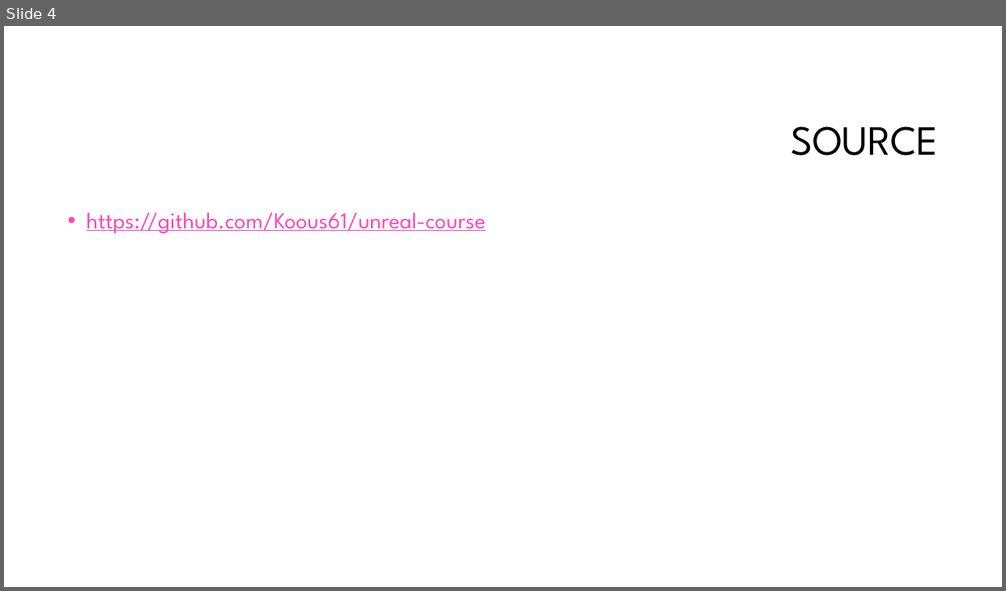
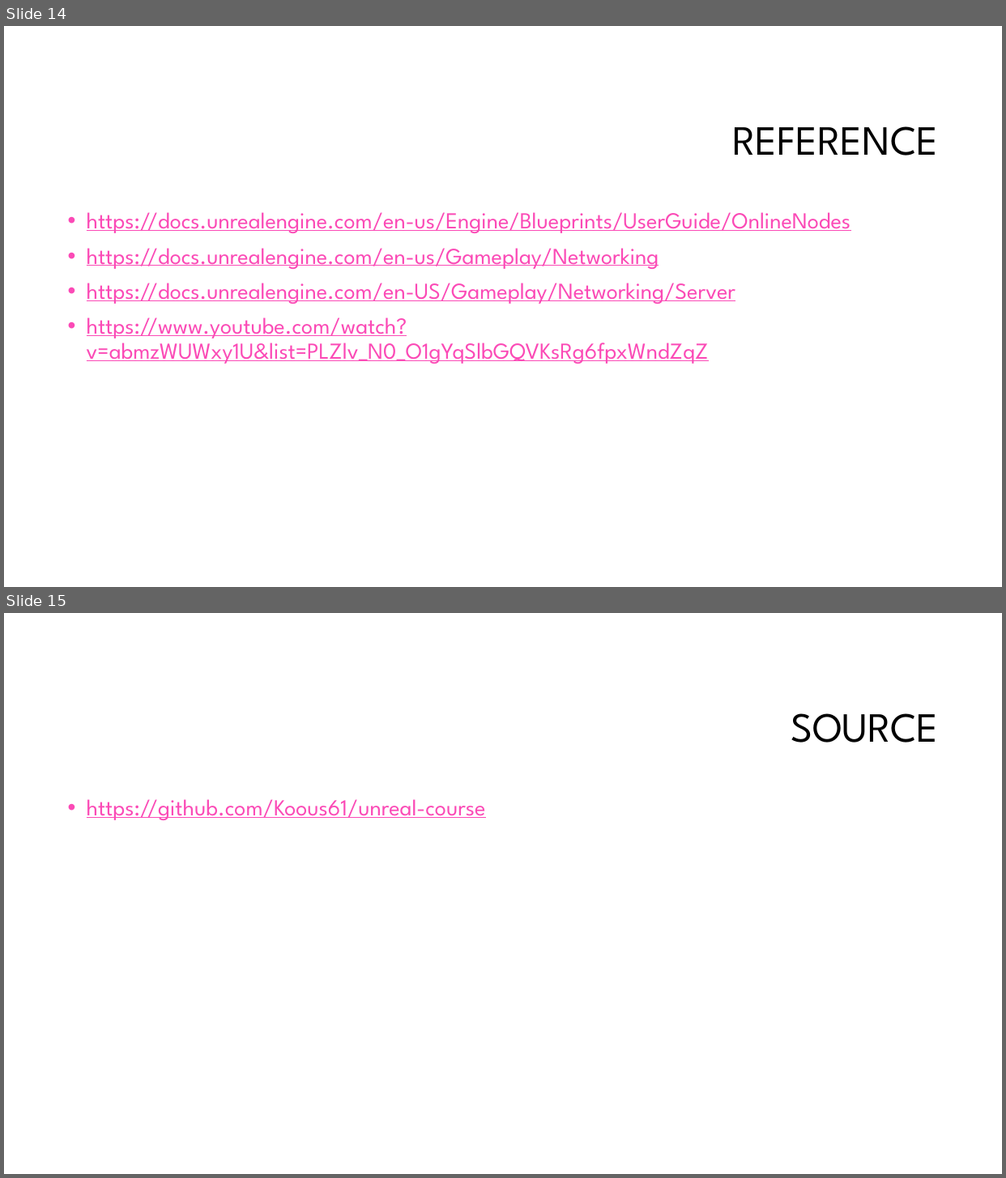
Before and after one commit to Koous61/unreal-course, a slide deck: Multiplayer[2].pptm. Shown one above the other, each under a label of ours: slide 4 before the commit, slides 14 and 15 after it. The pictures are 1006x591 and 1006x1178 pixels, drawn with LibreOffice and Linux fonts; fonts in the diff are those of the drawing; background and template pictures are left out. Boxes give left, top, right and bottom in pixels: in the first picture for what was removed or moved away, otherwise in the second. Text is boxed around its words. In the diff, an @@ line names an element or a change of style, - is before the commit and + after.

```diff
--- a/Multiplayer[2].pptm
+++ b/Multiplayer[2].pptm
@@ slide 14 added at (4, 26, 1002, 587), background #FFFFFF @@
@@ title added at (733, 126, 939, 156), 40 pt, text #000000 @@
+REFERENCE
@@ text added at (87, 212, 851, 364), 22 pt, text #FB4AB6, underline @@
+• https://docs.unrealengine.com/en-us/Engine/Blueprints/UserGuide/OnlineNodes
+• https://docs.unrealengine.com/en-us/Gameplay/Networking
+• https://docs.unrealengine.com/en-US/Gameplay/Networking/Server
+• https://www.youtube.com/watch?v=abmzWUWxy1U&list=PLZlv_N0_O1gYqSlbGQVKsRg6fpxWndZqZ
@@ what was slide 4 is now slide 15 @@
```
Also in this commit, not shown: 1 slide changed, 11 other slides added, 1 slide removed.
